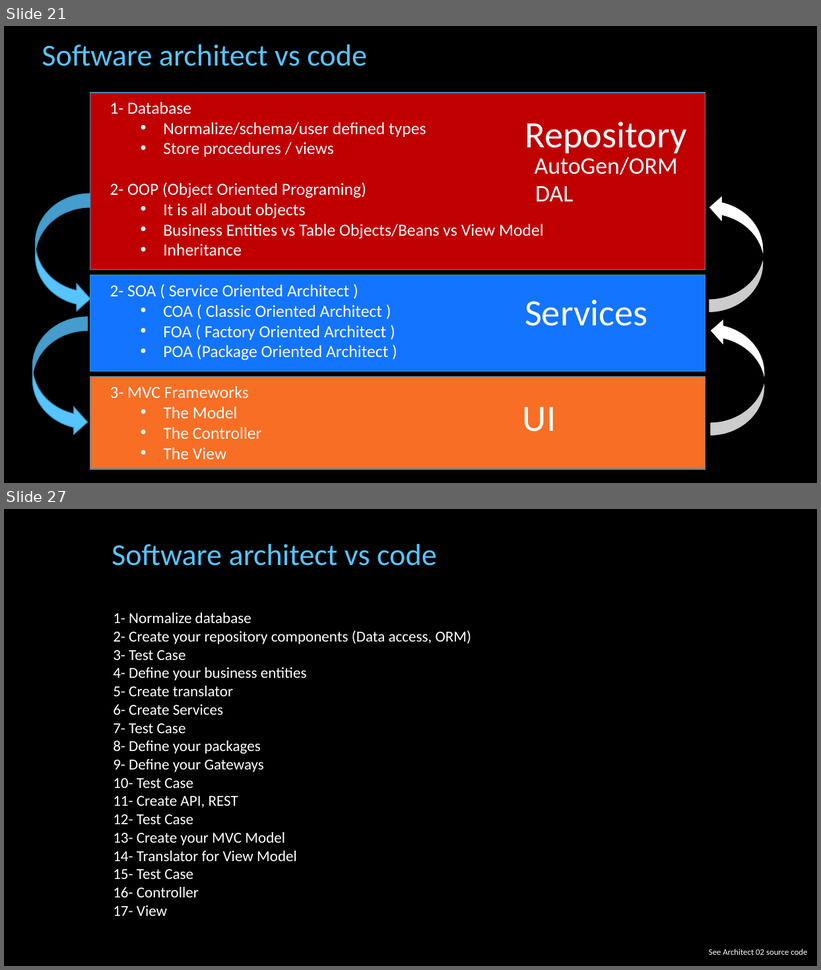
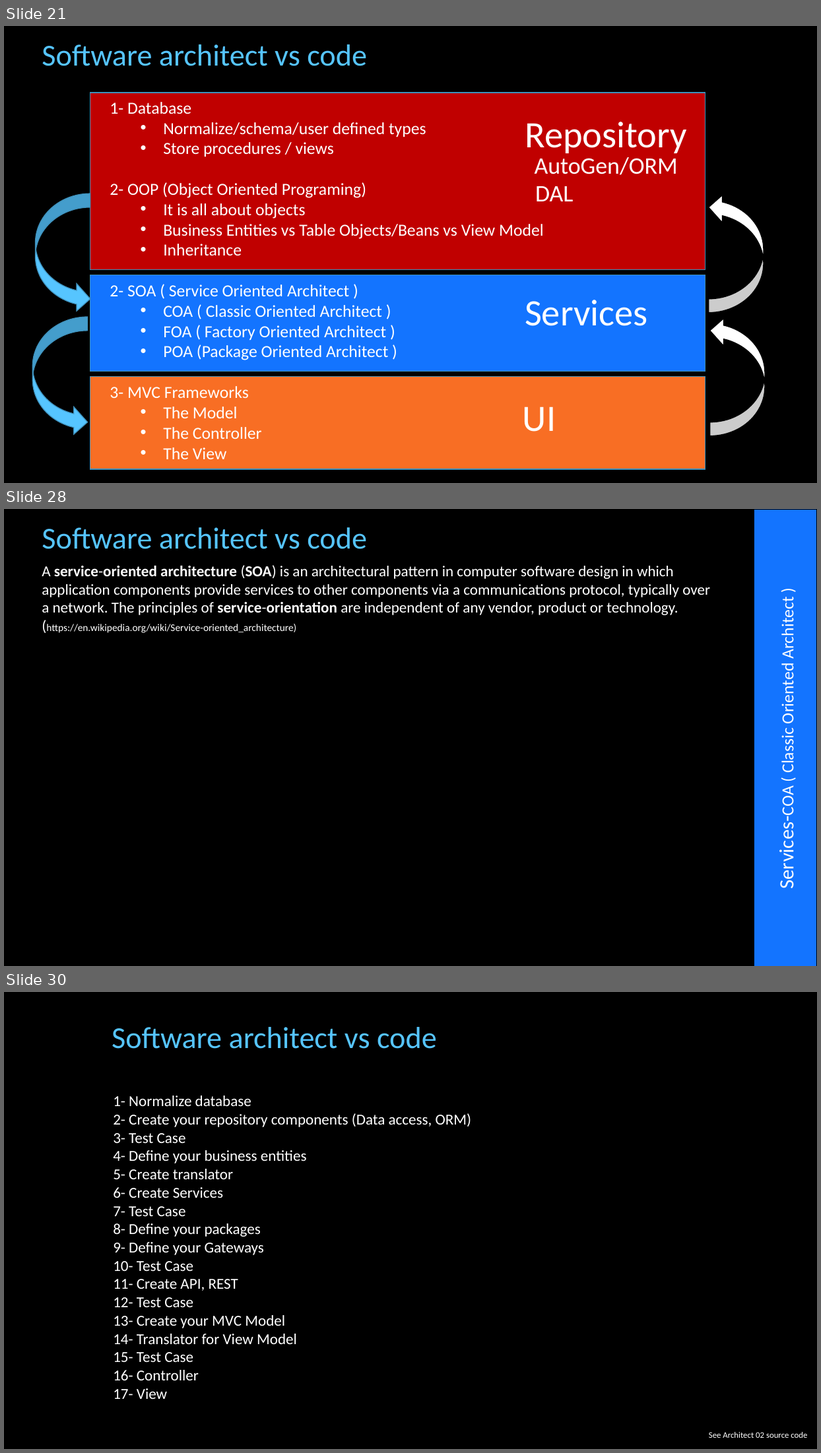
Before and after one commit to cfclick/CFSummit2016, a slide deck: powerpoint/architect/Architectural Perspective for ColdFusion Applications.pptx. Shown one above the other, each under a label of ours: slides 21 and 27 before the commit, slides 21, 28 and 30 after it; the slides between them are not shown. The pictures are 821x970 and 821x1453 pixels, drawn with LibreOffice and Linux fonts; fonts in the diff are those of the drawing; background and template pictures are left out. Boxes give left, top, right and bottom in pixels: in the first picture for what was removed or moved away, otherwise in the second. Text is boxed around its words. In the diff, an @@ line names an element or a change of style, - is before the commit and + after.

```diff
--- a/powerpoint/architect/Architectural Perspective for ColdFusion Applications.pptx
+++ b/powerpoint/architect/Architectural Perspective for ColdFusion Applications.pptx
@@ slide 28 added at [4,509,817,966], background picture (left out) @@
@@ text added at [42,527,367,549], 36 pt, text #56C5FF @@
+Software architect vs code
@@ rectangle added at [755,510,816,966], fill #1474FF, outline #1474FF 1 pt @@
@@ text added at [42,565,710,633], 18 pt, text #FFFFFF @@
+A service-oriented architecture (SOA) is an architectural pattern in computer software design in which application components provide services to other components via a communications protocol, typically over a network. The principles of service-orientation are independent of any vendor, product or technology.
+(https://en.wikipedia.org/wiki/Service-oriented_architecture)
@@ text added at [774,603,799,887], 20 pt, text #FFFFFF @@
+  Services-COA ( Classic Oriented Architect )
@@ what was slide 27 is now slide 30 @@
```
Also in this commit, not shown: 5 slides changed, 2 other slides added, 2 other files.
